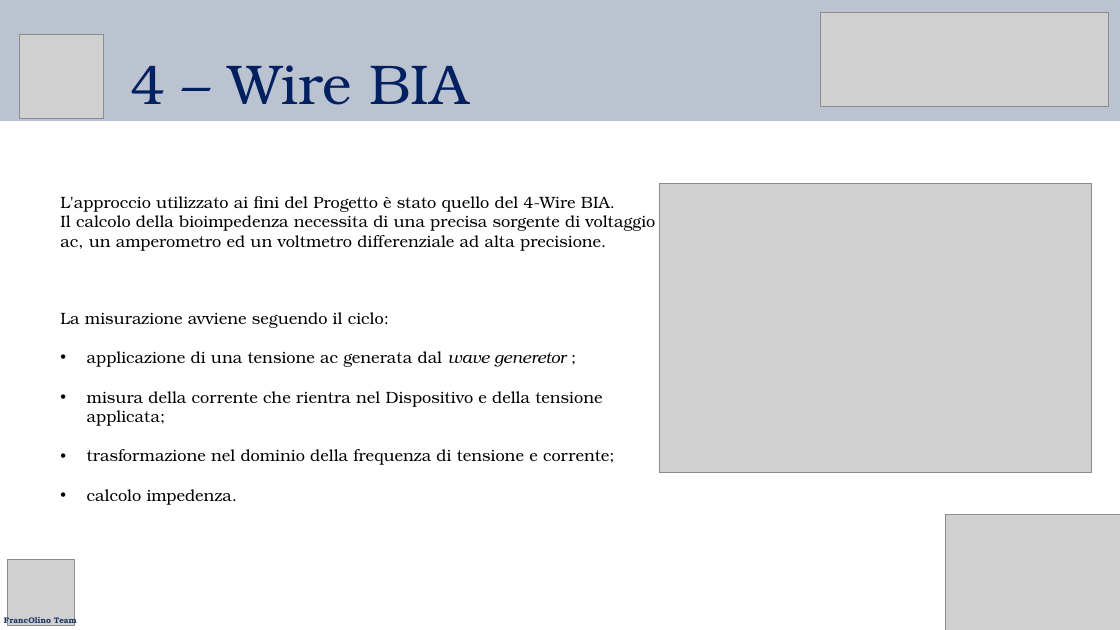
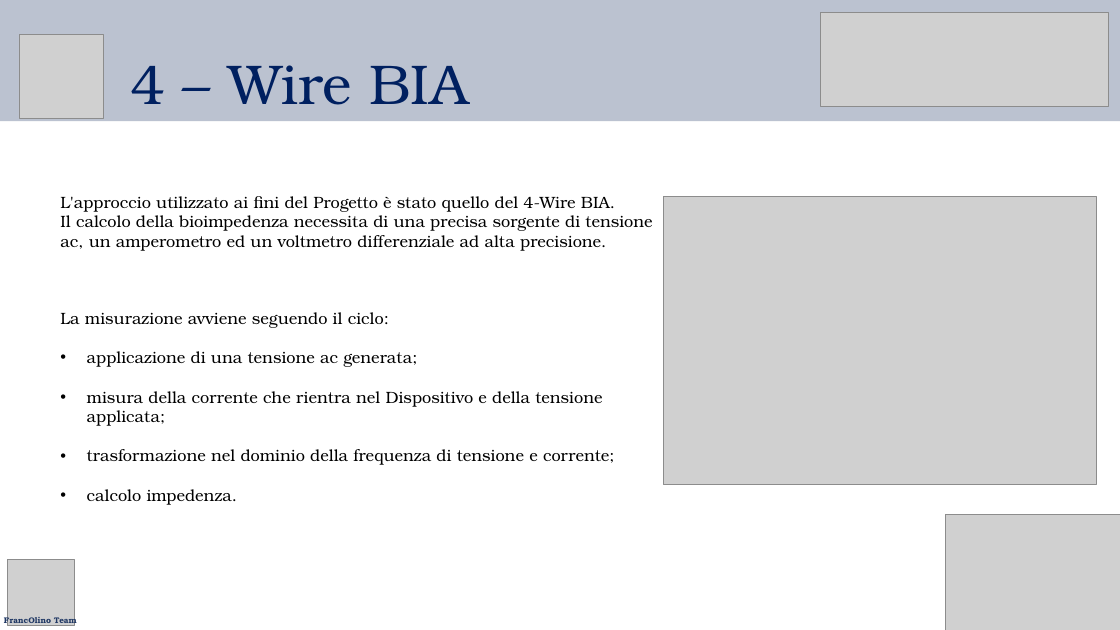
Before and after one commit to g0vann/IMSI_Project, a slide deck: slide 16 of Documentazione/Presentazione_animated.pptx. Drawn at 1120x630 pixels with LibreOffice and Linux fonts; fonts in the diff are those of the drawing; grey boxes stand for pictures. Boxes give left, top, right and bottom in pixels: in the first picture for what was removed or moved away, otherwise in the second. Text is boxed around its words. In the diff, an @@ line names an element or a change of style, - is before the commit and + after.

```diff
--- a/Documentazione/Presentazione_animated.pptx
+++ b/Documentazione/Presentazione_animated.pptx
@@ picture moved from (x1=660, y1=184, x2=1092, y2=473) to (x1=664, y1=196, x2=1096, y2=485) @@
@@ text at (x1=60, y1=215, x2=652, y2=251): text changed @@
-Il calcolo della bioimpedenza necessita di una precisa sorgente di voltaggio ac, un amperometro ed un voltmetro differenziale ad alta precisione.
+Il calcolo della bioimpedenza necessita di una precisa sorgente di tensione ac, un amperometro ed un voltmetro differenziale ad alta precisione.
@@ text at (x1=87, y1=351, x2=417, y2=367): text changed @@
-• applicazione di una tensione ac generata dal wave generetor ;
+• applicazione di una tensione ac generata;
```
Also in this commit, not shown: 19 other slides changed, 1 slide added, 5 other files.
